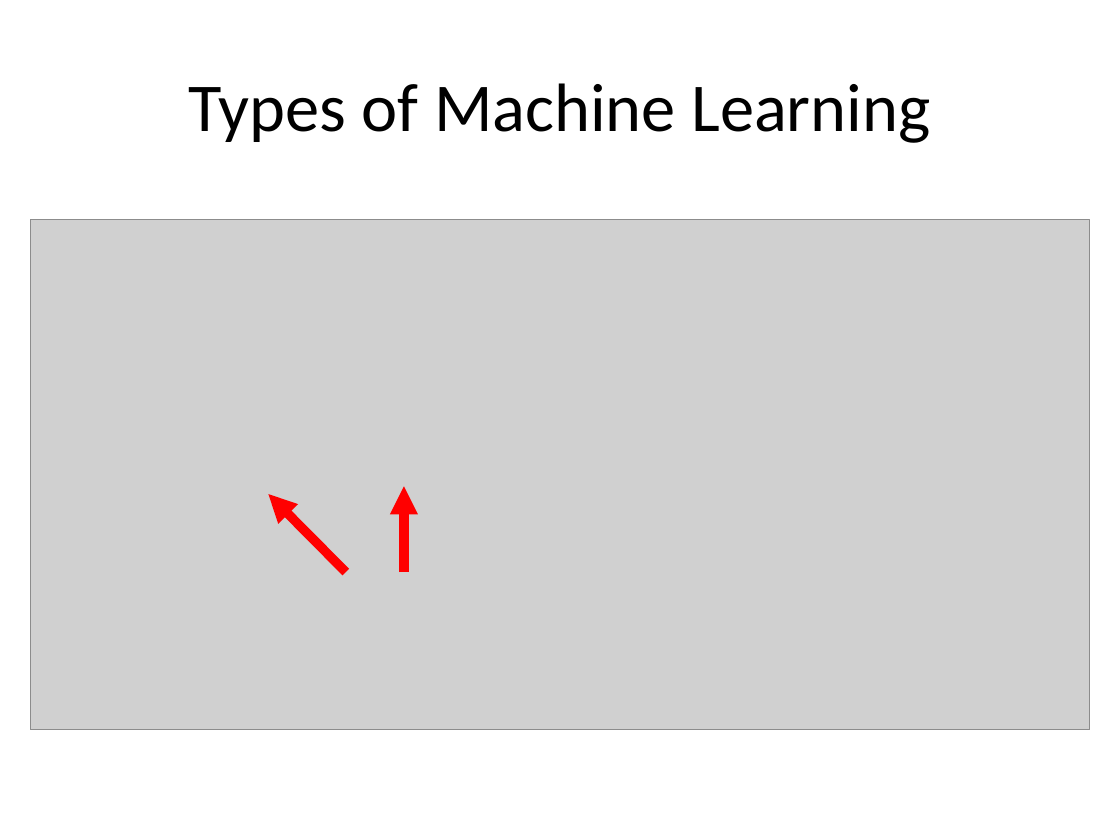
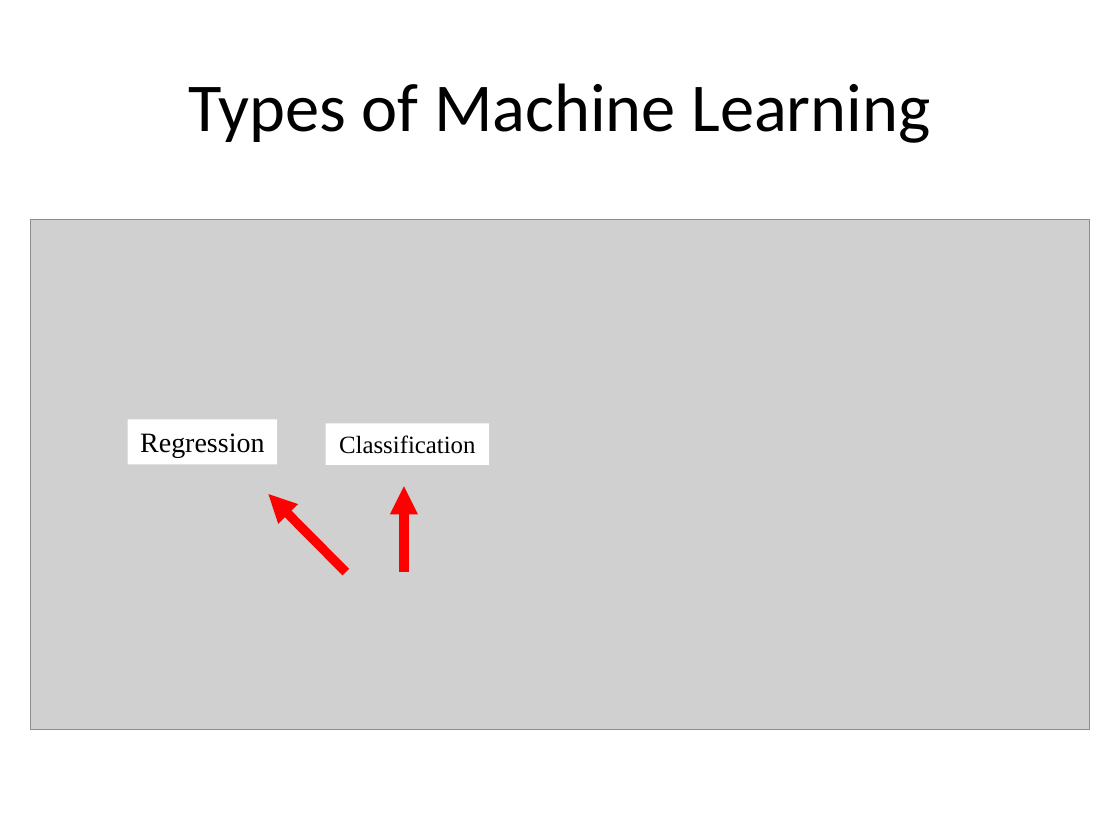
Before and after one commit to aloksharma1993/techfest-ml-tutorial, a slide deck: slide 5 of Techfest_ML.pptx. Drawn at 1120x840 pixels with LibreOffice and Linux fonts; fonts in the diff are those of the drawing; grey boxes stand for pictures. Boxes give left, top, right and bottom in pixels: in the first picture for what was removed or moved away, otherwise in the second. Text is boxed around its words. In the diff, an @@ line names an element or a change of style, - is before the commit and + after.

```diff
--- a/Techfest_ML.pptx
+++ b/Techfest_ML.pptx
@@ rectangle added at [128,419,277,464], fill #FFFFFF, 18 pt, text #000000 @@
+Regression
@@ rectangle added at [326,423,489,465], fill #FFFFFF, 16 pt, text #000000 @@
+Classification
```
Also in this commit, not shown: 2 other slides changed, 2 slides added.
